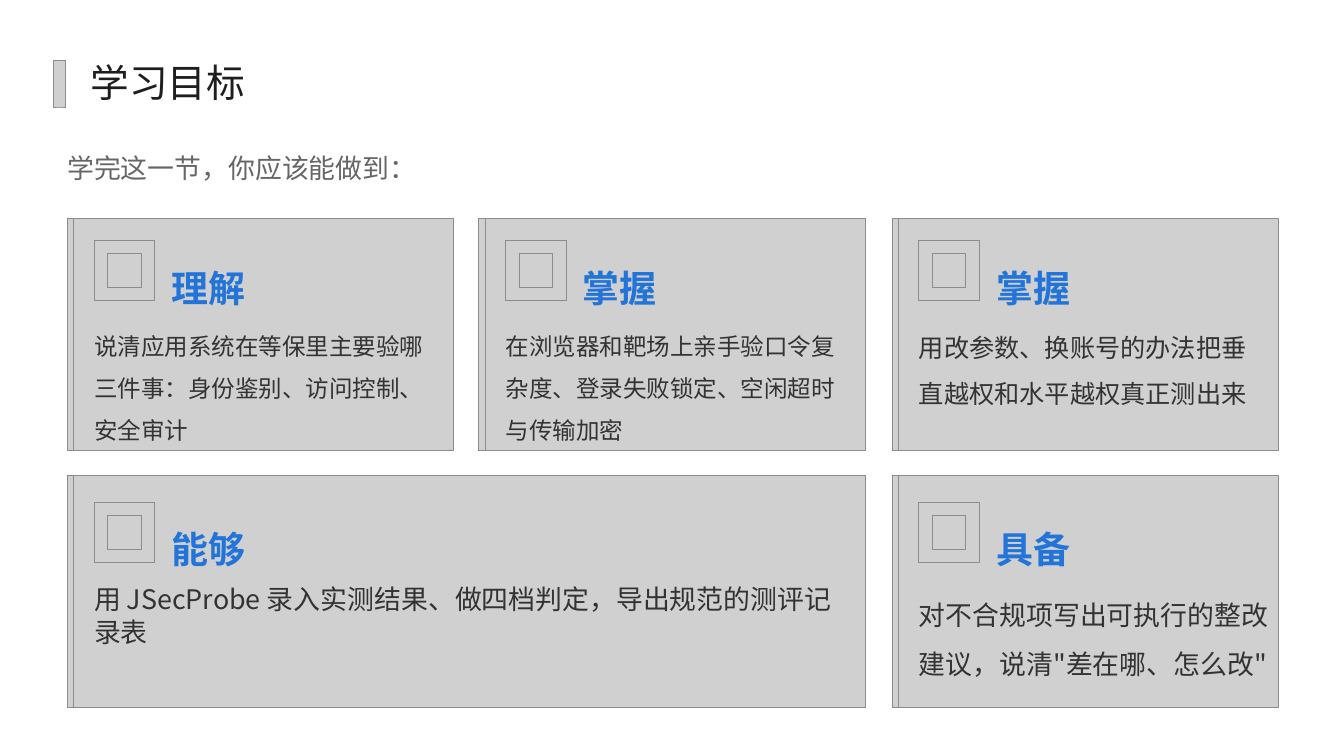
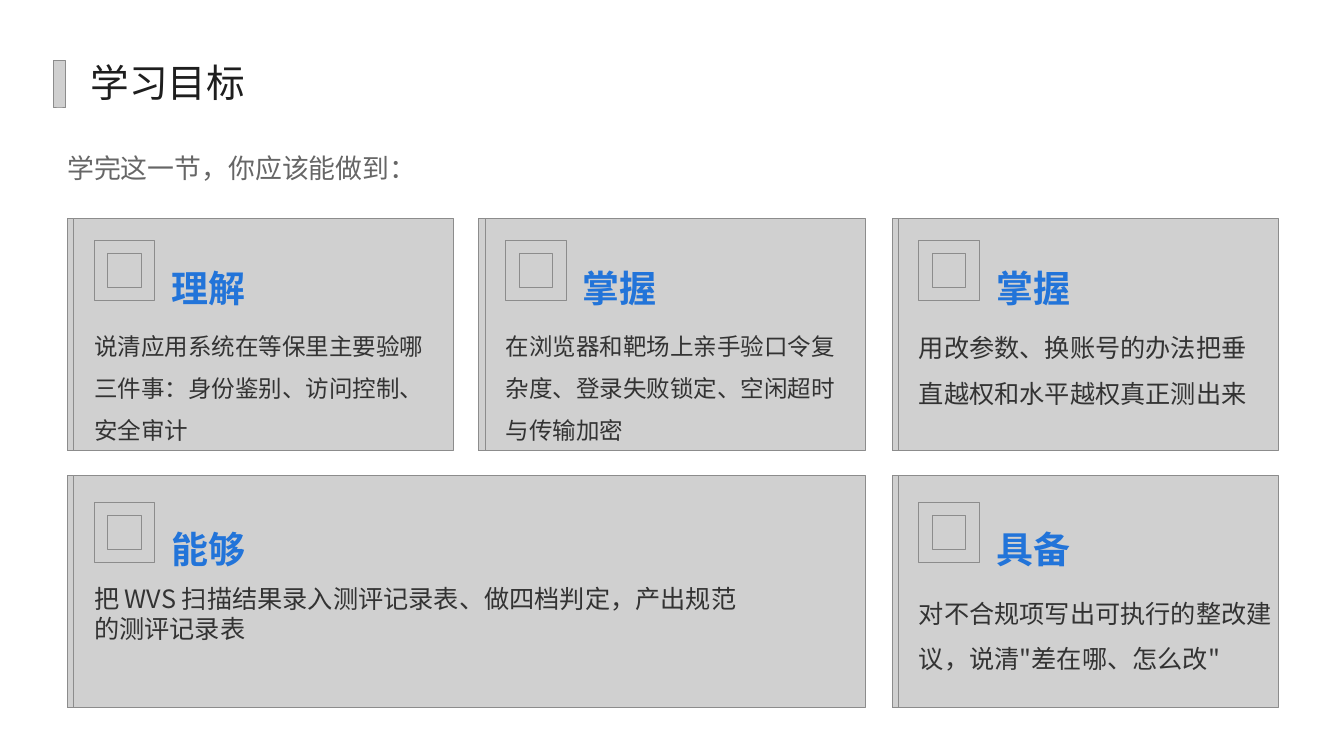
Before and after one commit to yiyimu-ruiruimu/security-assessment-platform, a slide deck: slide 5 of PPT/4.4 应用系统安全功能验证（学生版）.pptx. Drawn at 1344x756 pixels with LibreOffice and Linux fonts; fonts in the diff are those of the drawing; grey boxes stand for pictures; background and template pictures are left out. Boxes give left, top, right and bottom in pixels: in the first picture for what was removed or moved away, otherwise in the second. Text is boxed around its words. In the diff, an @@ line names an element or a change of style, - is before the commit and + after.

```diff
--- a/PPT/4.4 应用系统安全功能验证（学生版）.pptx
+++ b/PPT/4.4 应用系统安全功能验证（学生版）.pptx
@@ text at [94, 587, 736, 640]: text changed; size 19.2 to 18 pt @@
-用 JSecProbe 录入实测结果、做四档判定，导出规范的测评记录表
+把 WVS 扫描结果录入测评记录表、做四档判定，产出规范的测评记录表
@@ text "对不合规项写出可执行的整改建议，说清"差在哪、怎么改"" at [919, 602, 1272, 671]: size 19.2 to 18 pt @@
```
Also in this commit, not shown: 9 other slides changed, 5 slides removed, 17 other files.
